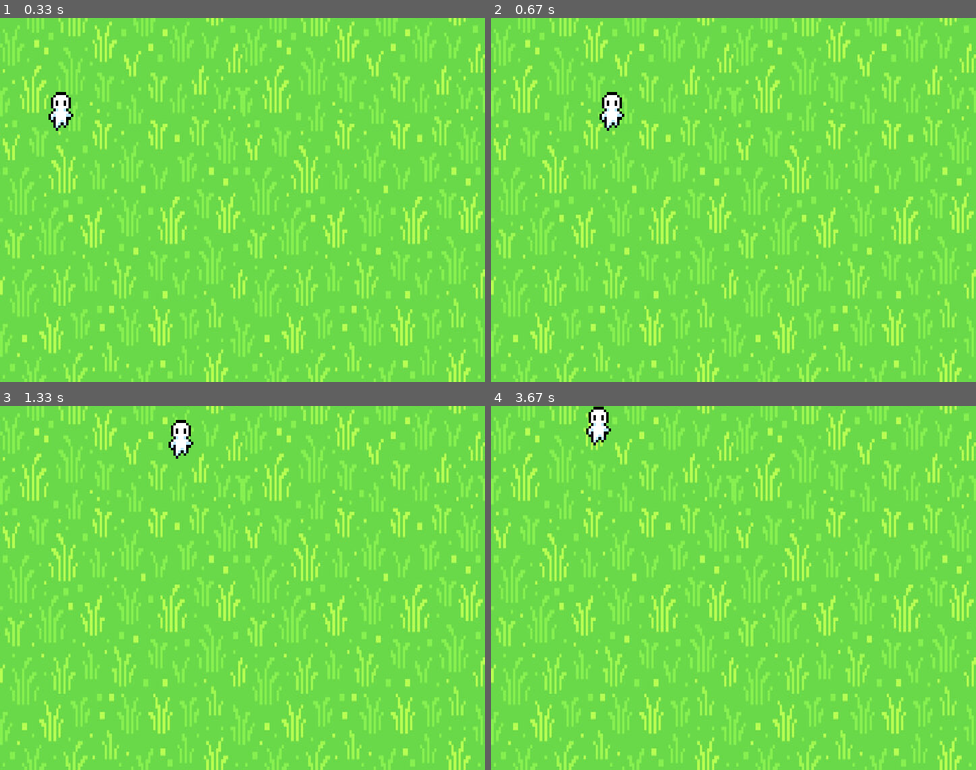
Above: before the commit, frames 1-4 (two rows, left to right).
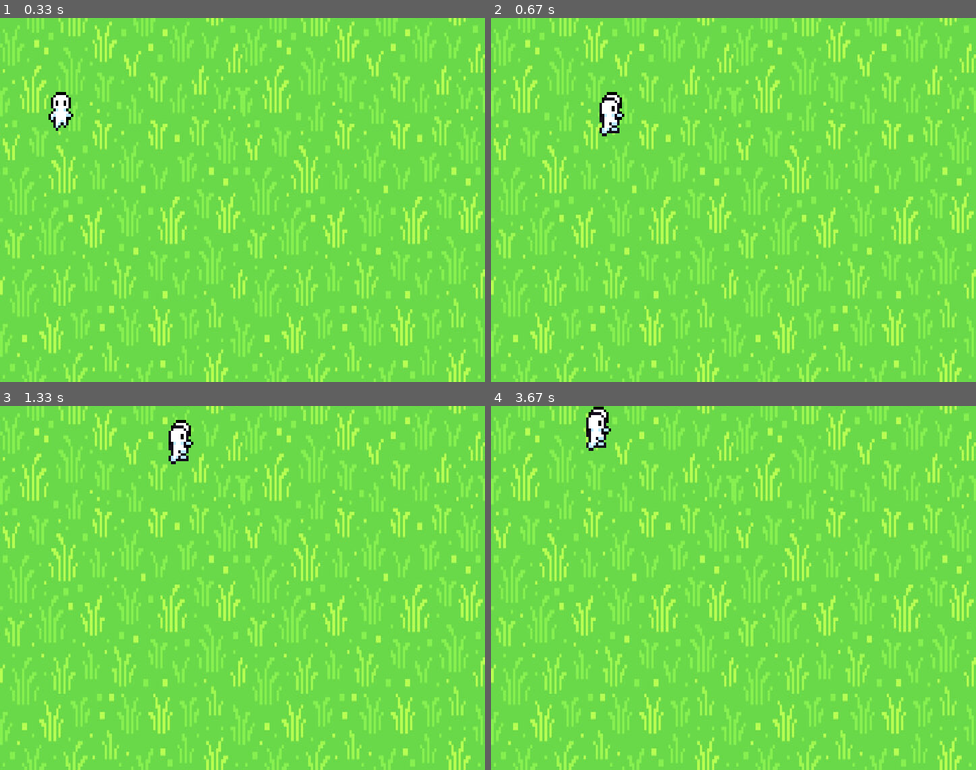
Above: after the commit, the same moments.

Repository: TheFruitcode/PyGame2
Game: pygame game, started from main.py
The game is run twice, just before and just after one commit, with the same random seed, the same clock (stepped at 60 frames per second) and the same inputs.
Inputs:
- Up to frame 1 (0.33 s): no input
- Up to frame 2 (0.67 s): hold D from 0.33 s (still down)
- Up to frame 3 (1.33 s): release D at 0.8 s; hold W 0.83-1.13 s; hold D from 1.17 s (still down)
- Up to frame 4 (3.67 s): release D at 1.63 s; hold A 1.67-2.2 s; hold S 2.23-2.53 s; hold A 2.57-2.97 s; hold W 3-3.37 s; hold D from 3.4 s (still down)

Frame 1 is identical in both runs. In frame 2, 0.3% of the frame differs, in the area x 22-27%, y 21-33%; in frame 3, 0.3%; in frame 4, 0.3%.

Commit message:
Movement funktioniert

Diff:
--- a/main.py
+++ b/main.py
@@ -12,6 +12,16 @@
 screen = pygame.display.set_mode((WIDTH, HEIGHT))
 pygame.display.set_caption("Adventure of Thorsten")
 clock = pygame.time.Clock()
+
+#Player
+player_img = pygame.image.load('Character.png')
+player_img_size = pygame.transform.scale(player_img, (200, 325))
+player_img2 = pygame.image.load('Character2.png')
+player_img_size2 = pygame.transform.scale(player_img2, (200, 325))
+player_img3 = pygame.image.load('Character3.png')
+player_img_size3 = pygame.transform.scale(player_img3, (200, 325))
+player_img4 = pygame.image.load('Character4.png')
+player_img_size4 = pygame.transform.scale(player_img4, (200, 325))
 
 #background
 bg = pygame.transform.scale(pygame.image.load('grass.png').convert(), (WIDTH, HEIGHT))
@@ -30,12 +40,16 @@
 
         if keys[pygame.K_w]:
             self.velocity_Y = -self.speed
+            screen.blit(player_img_size4, player.pos)
         if keys[pygame.K_s]:
             self.velocity_Y = self.speed
+            screen.blit(player_img_size, player.pos)
         if keys[pygame.K_a]:
             self.velocity_X = -self.speed
+            screen.blit(player_img_size2, player.pos)
         if keys[pygame.K_d]:
             self.velocity_X = self.speed
+            screen.blit(player_img_size3, player.pos)
 
     def move(self):
         self.pos += pygame.math.Vector2(self.velocity_X, self.velocity_Y)
--- a/settings.py
+++ b/settings.py
@@ -4,8 +4,6 @@
 HEIGHT = 600
 
 #Player
-player_img = pygame.image.load('Character.png')
-player_img_size = pygame.transform.scale(player_img, (200, 325))
 playerX = 0
 playerY = 0
 PLAYER_SPEED = 5.5
Binary file added: Character2.png
Binary file added: Character3.png
Binary file added: Character4.png
Binary file removed: player.png
